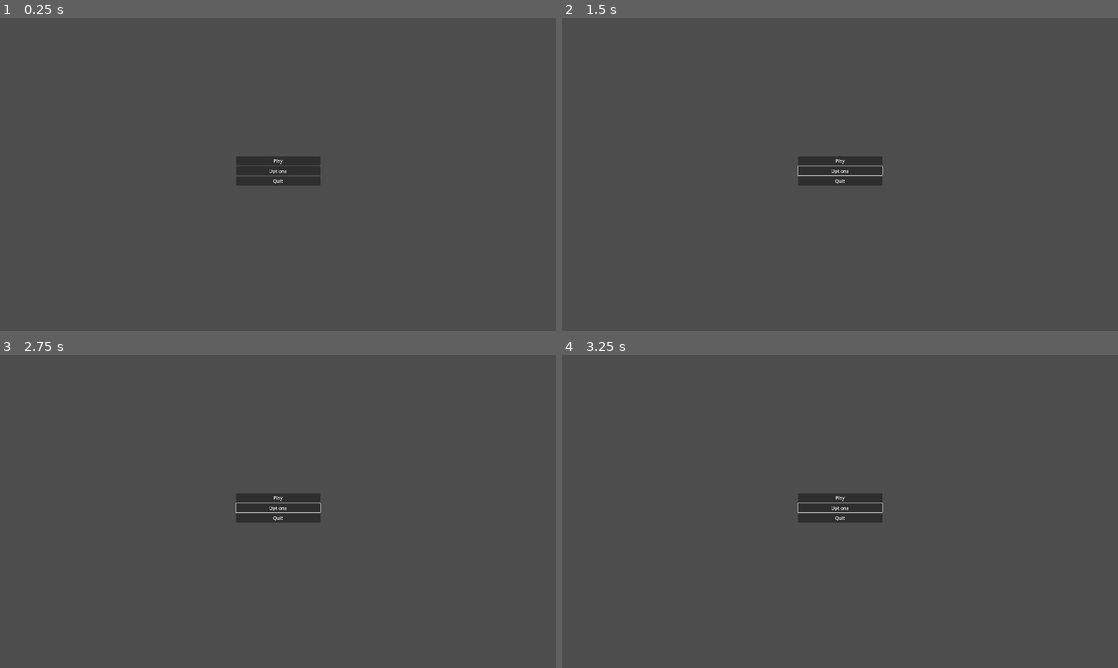
Above: before the commit, frames 1-4 (two rows, left to right).
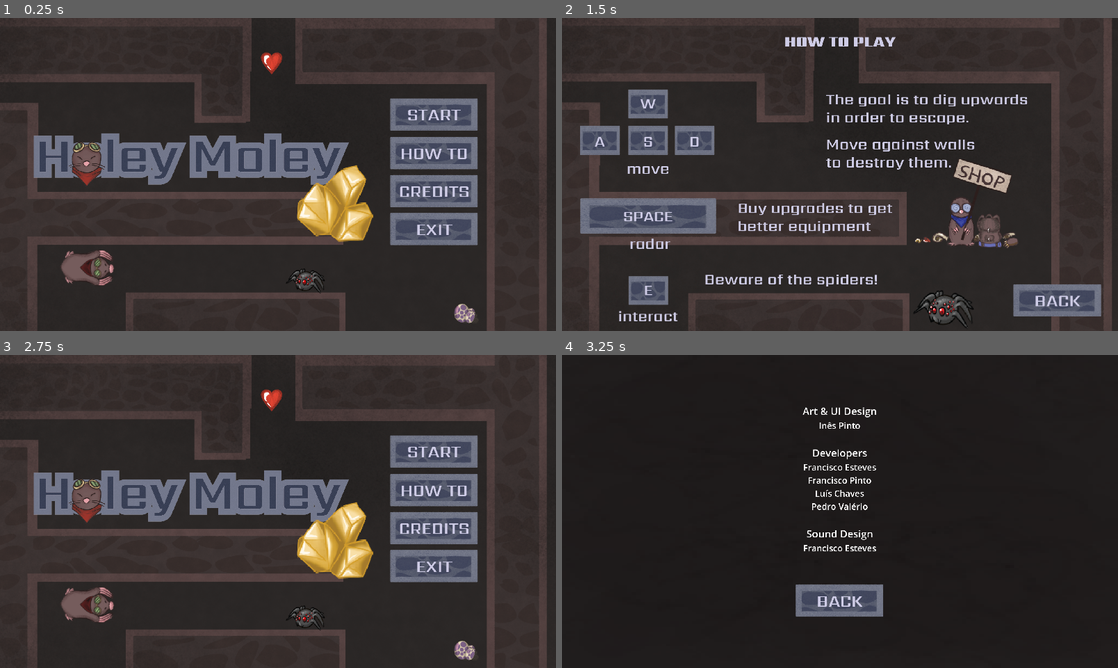
Above: after the commit, the same moments.

Repository: VileOar/ludum-dare-57
Game: Godot game, scene res://src/mainmenu/main_menu.tscn
Same seed, same stepped clock (60 frames per second), same inputs: the game is played once before the commit and once after it. The engine's default icon, where the game draws it, is replaced by a stand-in: a white triangle on a blue panel in a dark square.
Inputs (mouse positions are in pixels of both pictures, inside the frame that each line leads up to):
- Up to frame 1 (0.25 s): no input
- Up to frame 2 (1.5 s): click (840, 171) at 0.5 s, where only the run before the commit has a clickable "Options"; click (995, 152) at 1.27 s
- Up to frame 3 (2.75 s): click (494, 636) at 2.02 s
- Up to frame 4 (3.25 s): click (995, 527) at 2.77 s

The runs differ from the first frame. In frame 1, 84% of the frame differs, in the area x 0-100%, y 0-100%; in frame 2, 83%; in frame 3, 84%; in frame 4, 98%.

Commit message:
Improve music and add menu ui images

Diff:
--- a/src/audio_controller/audio_controller.tscn
+++ b/src/audio_controller/audio_controller.tscn
@@ -3,9 +3,9 @@
 [ext_resource type="AudioStream" uid="uid://4puijewqwfhb" path="res://assets/sounds/radar-pulse.wav" id="1_gnbjh"]
 [ext_resource type="Script" uid="uid://dgej0u7isxwm5" path="res://src/audio_controller/audio_controller.gd" id="1_hgdds"]
 [ext_resource type="AudioStream" uid="uid://bhdcm0spx5qys" path="res://assets/sounds/squeak1.wav" id="2_hgdds"]
+[ext_resource type="AudioStream" uid="uid://dfhevq67oefuj" path="res://assets/sounds/music-funk.mp3" id="2_wq8em"]
 [ext_resource type="AudioStream" uid="uid://ca01x11jmyujf" path="res://assets/sounds/squeak2.wav" id="3_dwq47"]
 [ext_resource type="AudioStream" uid="uid://lcjprsbba88k" path="res://assets/sounds/squeak3.wav" id="4_ffqbn"]
-[ext_resource type="AudioStream" uid="uid://csjmosu6j60m6" path="res://assets/sounds/test-music.wav" id="6_dwq47"]
 [ext_resource type="AudioStream" uid="uid://ckf27lkxp430j" path="res://assets/sounds/claw-ricochet.wav" id="7_ffqbn"]
 [ext_resource type="AudioStream" uid="uid://citeafwq8u4cc" path="res://assets/sounds/dirt-dig-1.wav" id="7_mwwui"]
 [ext_resource type="AudioStream" uid="uid://c0d7w6858j28a" path="res://assets/sounds/dirt-dig-2.wav" id="8_wq8em"]
@@ -18,8 +18,8 @@
 script = ExtResource("1_hgdds")
 
 [node name="Music" type="AudioStreamPlayer" parent="."]
-stream = ExtResource("6_dwq47")
-volume_db = -30.0
+stream = ExtResource("2_wq8em")
+volume_db = -25.0
 
 [node name="RadarPulse" type="AudioStreamPlayer" parent="."]
 stream = ExtResource("1_gnbjh")
@@ -54,3 +54,4 @@
 
 [node name="ClawRicochet" type="AudioStreamPlayer" parent="."]
 stream = ExtResource("7_ffqbn")
+volume_db = -20.0
--- a/src/mainmenu/main_menu.gd
+++ b/src/mainmenu/main_menu.gd
@@ -7,8 +7,25 @@
 	get_tree().change_scene_to_packed(_play_scene)
 
 
-func _on_options_pressed() -> void:
-	pass # TODO:
-
 func _on_quit_pressed() -> void:
 	get_tree().quit()
+
+
+func _on_credits_pressed() -> void:
+	$Menu.visible = false
+	$Credits.visible = true
+
+
+func _on_back_pressed() -> void:
+	$Credits.visible = false
+	$Menu.visible = true
+
+
+func _on_how_to_pressed() -> void:
+	$Menu.visible = false
+	$HowTo.visible = true
+
+
+func _on_back_how_to_pressed() -> void:
+	$HowTo.visible = false
+	$Menu.visible = true
--- a/src/mainmenu/main_menu.tscn
+++ b/src/mainmenu/main_menu.tscn
@@ -1,7 +1,15 @@
-[gd_scene load_steps=3 format=3 uid="uid://b67yrqq2iad43"]
+[gd_scene load_steps=11 format=3 uid="uid://b67yrqq2iad43"]
 
 [ext_resource type="Script" uid="uid://dkl1vu3xhw8j0" path="res://src/mainmenu/main_menu.gd" id="1_pfhkm"]
 [ext_resource type="PackedScene" uid="uid://btoglak145h8n" path="res://levels/main_level.tscn" id="2_u17xg"]
+[ext_resource type="Texture2D" uid="uid://cte3jwivd3o3m" path="res://assets/gui/Background.png" id="3_7seqg"]
+[ext_resource type="Texture2D" uid="uid://lim4y64f8x1f" path="res://assets/gui/start.png" id="3_wft6l"]
+[ext_resource type="Texture2D" uid="uid://ovnwr771jxh2" path="res://assets/gui/how_to.png" id="4_nqbv2"]
+[ext_resource type="Texture2D" uid="uid://dfl1igxlaepr" path="res://assets/gui/credits.png" id="4_p1ij0"]
+[ext_resource type="Texture2D" uid="uid://c2e6os8knplit" path="res://assets/gui/exit.png" id="5_nqbv2"]
+[ext_resource type="Texture2D" uid="uid://bey886i11yg42" path="res://assets/gui/back.png" id="6_p1ij0"]
+[ext_resource type="Texture2D" uid="uid://dvn1xemx234jg" path="res://assets/gui/Background2.png" id="8_r1pra"]
+[ext_resource type="Texture2D" uid="uid://cfyrhrsfoxw43" path="res://assets/gui/howtoall.png" id="10_fbsfs"]
 
 [node name="MainMenu" type="Control"]
 layout_mode = 3
@@ -13,7 +21,16 @@
 script = ExtResource("1_pfhkm")
 _play_scene = ExtResource("2_u17xg")
 
-[node name="MenuMarginContainer" type="MarginContainer" parent="."]
+[node name="Menu" type="Control" parent="."]
+anchors_preset = 0
+offset_right = 40.0
+offset_bottom = 40.0
+
+[node name="Background" type="Sprite2D" parent="Menu"]
+position = Vector2(960, 540)
+texture = ExtResource("3_7seqg")
+
+[node name="MenuMarginContainer" type="MarginContainer" parent="Menu"]
 unique_name_in_owner = true
 layout_mode = 1
 anchors_preset = 8
@@ -21,28 +38,137 @@
 anchor_top = 0.5
 anchor_right = 0.5
 anchor_bottom = 0.5
-offset_left = -145.0
-offset_top = -63.0
-offset_right = 146.0
-offset_bottom = 38.0
+offset_left = 1321.8
+offset_top = 246.5
+offset_right = 1635.8
+offset_bottom = 768.5
 grow_horizontal = 2
 grow_vertical = 2
 
-[node name="VBoxContainer" type="VBoxContainer" parent="MenuMarginContainer"]
+[node name="VBoxContainer" type="VBoxContainer" parent="Menu/MenuMarginContainer"]
 layout_mode = 2
 
-[node name="Play" type="Button" parent="MenuMarginContainer/VBoxContainer"]
+[node name="Play" type="Button" parent="Menu/MenuMarginContainer/VBoxContainer"]
 layout_mode = 2
-text = "Play"
+icon = ExtResource("3_wft6l")
+flat = true
 
-[node name="Options" type="Button" parent="MenuMarginContainer/VBoxContainer"]
+[node name="HowTo" type="Button" parent="Menu/MenuMarginContainer/VBoxContainer"]
 layout_mode = 2
-text = "Options"
+icon = ExtResource("4_nqbv2")
+flat = true
 
-[node name="Quit" type="Button" parent="MenuMarginContainer/VBoxContainer"]
+[node name="Credits" type="Button" parent="Menu/MenuMarginContainer/VBoxContainer"]
 layout_mode = 2
-text = "Quit"
+icon = ExtResource("4_p1ij0")
+flat = true
 
-[connection signal="pressed" from="MenuMarginContainer/VBoxContainer/Play" to="." method="_on_play_pressed"]
-[connection signal="pressed" from="MenuMarginContainer/VBoxContainer/Options" to="." method="_on_options_pressed"]
-[connection signal="pressed" from="MenuMarginContainer/VBoxContainer/Quit" to="." method="_on_quit_pressed"]
+[node name="Quit" type="Button" parent="Menu/MenuMarginContainer/VBoxContainer"]
+layout_mode = 2
+icon = ExtResource("5_nqbv2")
+flat = true
+
+[node name="Credits" type="Control" parent="."]
+visible = false
+layout_mode = 1
+anchors_preset = 15
+anchor_right = 1.0
+anchor_bottom = 1.0
+offset_left = -1.0
+offset_top = -1.0
+offset_right = -1.0
+offset_bottom = -1.0
+grow_horizontal = 2
+grow_vertical = 2
+
+[node name="Background" type="Sprite2D" parent="Credits"]
+position = Vector2(961.75, 540.75)
+scale = Vector2(15.0195, 8.44141)
+texture = ExtResource("8_r1pra")
+
+[node name="VBoxContainer" type="VBoxContainer" parent="Credits"]
+layout_mode = 1
+anchors_preset = 8
+anchor_left = 0.5
+anchor_top = 0.5
+anchor_right = 0.5
+anchor_bottom = 0.5
+offset_left = -103.0
+offset_top = -29.0
+offset_right = 103.0
+offset_bottom = 29.0
+grow_horizontal = 2
+grow_vertical = 2
+
+[node name="UI Title" type="Label" parent="Credits/VBoxContainer"]
+layout_mode = 2
+theme_override_font_sizes/font_size = 35
+text = "Art & UI Design"
+horizontal_alignment = 1
+
+[node name="Ui Body" type="Label" parent="Credits/VBoxContainer"]
+layout_mode = 2
+theme_override_font_sizes/font_size = 30
+text = "Inês Pinto
+"
+horizontal_alignment = 1
+
+[node name="Developers Title" type="Label" parent="Credits/VBoxContainer"]
+layout_mode = 2
+theme_override_font_sizes/font_size = 35
+text = "Developers"
+horizontal_alignment = 1
+
+[node name="Developers Body" type="Label" parent="Credits/VBoxContainer"]
+layout_mode = 2
+theme_override_font_sizes/font_size = 30
+text = "Francisco Esteves
+Francisco Pinto
+Luís Chaves
+Pedro Valério
+"
+horizontal_alignment = 1
+
+[node name="Sound Title" type="Label" parent="Credits/VBoxContainer"]
+layout_mode = 2
+theme_override_font_sizes/font_size = 35
+text = "Sound Design"
+horizontal_alignment = 1
+
+[node name="Sound Body" type="Label" parent="Credits/VBoxContainer"]
+layout_mode = 2
+theme_override_font_sizes/font_size = 30
+text = "Francisco Esteves
+
+"
+horizontal_alignment = 1
+
+[node name="Back" type="Button" parent="Credits/VBoxContainer"]
+layout_mode = 2
+icon = ExtResource("6_p1ij0")
+flat = true
+
+[node name="HowTo" type="Control" parent="."]
+visible = false
+anchors_preset = 0
+offset_right = 40.0
+offset_bottom = 40.0
+
+[node name="Background" type="Sprite2D" parent="HowTo"]
+position = Vector2(960, 540)
+texture = ExtResource("10_fbsfs")
+
+[node name="Back" type="Button" parent="HowTo"]
+offset_left = 1554.0
+offset_top = 908.0
+offset_right = 1868.0
+offset_bottom = 1036.0
+icon = ExtResource("6_p1ij0")
+flat = true
+
+[connection signal="pressed" from="Menu/MenuMarginContainer/VBoxContainer/Play" to="." method="_on_play_pressed"]
+[connection signal="pressed" from="Menu/MenuMarginContainer/VBoxContainer/HowTo" to="." method="_on_how_to_pressed"]
+[connection signal="pressed" from="Menu/MenuMarginContainer/VBoxContainer/Credits" to="." method="_on_credits_pressed"]
+[connection signal="pressed" from="Menu/MenuMarginContainer/VBoxContainer/Quit" to="." method="_on_quit_pressed"]
+[connection signal="pressed" from="Credits/VBoxContainer/Back" to="." method="_on_back_pressed"]
+[connection signal="pressed" from="HowTo/Back" to="." method="_on_back_how_to_pressed"]
Binary file added: assets/gui/Background.png
Not shown, added: assets/gui/Background.png.import
Binary file added: assets/gui/Background2.png
Not shown, added: assets/gui/Background2.png.import
Binary file added: assets/gui/back.png
Not shown, added: assets/gui/back.png.import
Binary file added: assets/gui/button.png
Not shown, added: assets/gui/button.png.import
Binary file added: assets/gui/credits.png
Not shown, added: assets/gui/credits.png.import
Binary file added: assets/gui/exit.png
Not shown, added: assets/gui/exit.png.import
(and 9 more such lines)
